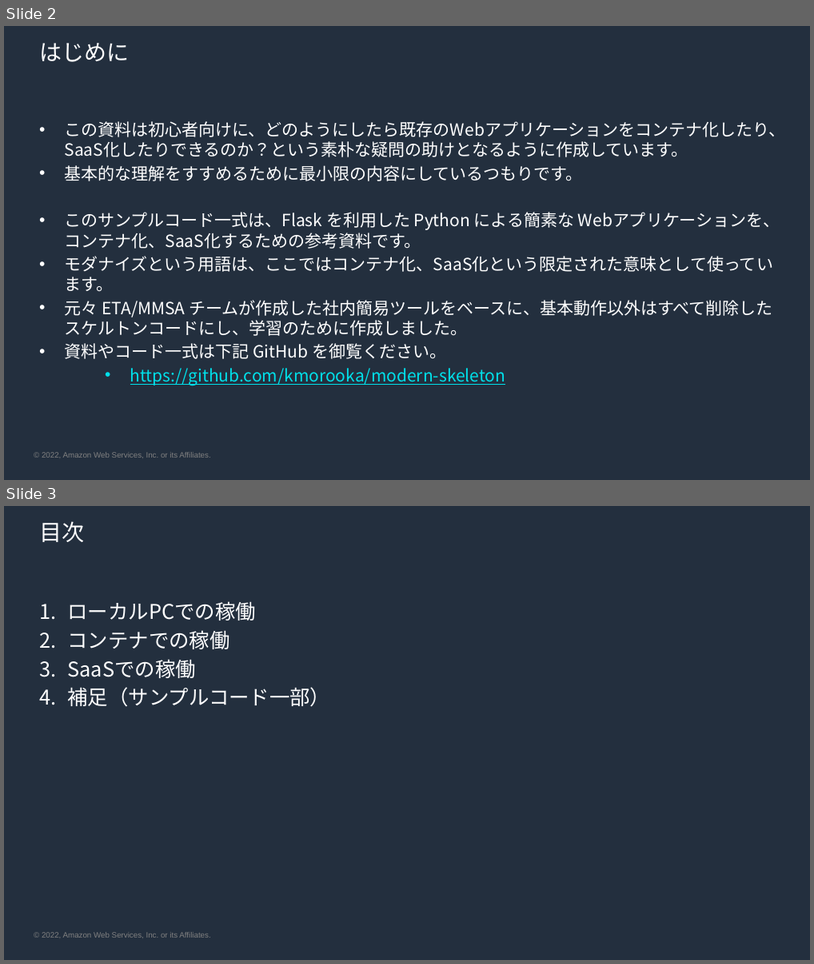
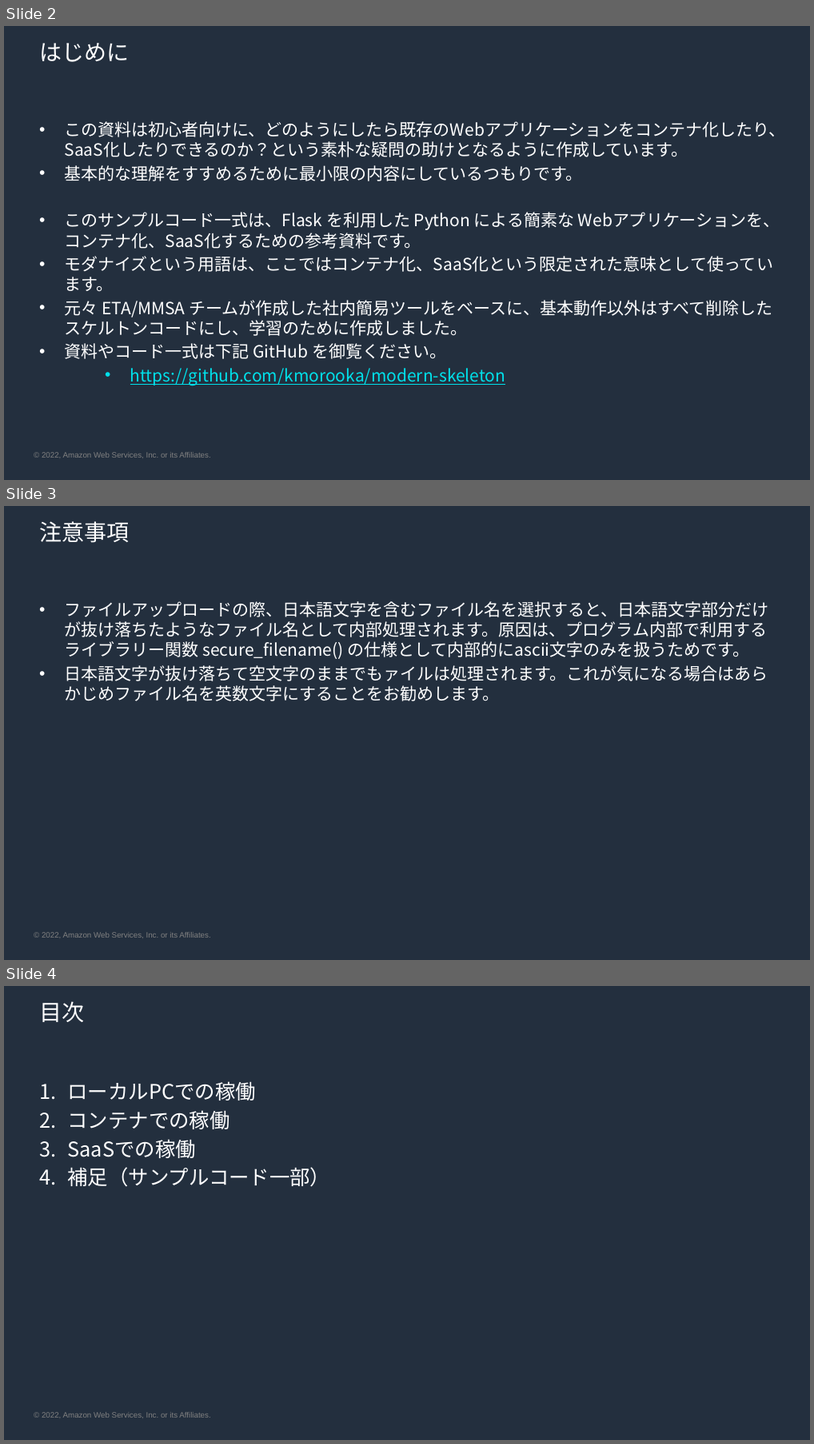
Before and after one commit to kmorooka/modern-skeleton, a slide deck: skeleton-guide.pptx. Shown one above the other, each under a label of ours: slides 2 and 3 before the commit, slides 2, 3 and 4 after it. The pictures are 814x964 and 814x1444 pixels, drawn with LibreOffice and Linux fonts; fonts in the diff are those of the drawing; background and template pictures are left out. Boxes give left, top, right and bottom in pixels: in the first picture for what was removed or moved away, otherwise in the second. Text is boxed around its words. In the diff, an @@ line names an element or a change of style, - is before the commit and + after.

Commit message:
アップロードファイル名に漢字が混ざると抜け落ちることの明記。パワポ注意事項として記載。コード内にはコメントを追記。理由はsecure_filename()がasciiしか扱わない仕様であることが原因。

```diff
--- a/skeleton-guide.pptx
+++ b/skeleton-guide.pptx
@@ slide 3 added at [4, 506, 810, 960], background #232F3E; not listed: 1 template element that a slide beside it also shows @@
@@ title added at [39, 521, 129, 543], 32 pt, text #FFFFFF @@
+注意事項
@@ text added at [65, 601, 770, 701], 24 pt, text #FFFFFF @@
+• ファイルアップロードの際、日本語文字を含むファイル名を選択すると、日本語文字部分だけが抜け落ちたようなファイル名として内部処理されます。原因は、プログラム内部で利用するライブラリー関数 secure_filename() の仕様として内部的にascii文字のみを扱うためです。
+• 日本語文字が抜け落ちて空文字のままでもァイルは処理されます。これが気になる場合はあらかじめファイル名を英数文字にすることをお勧めします。
@@ what was slide 3 is now slide 4 @@
```
Also in this commit, not shown: 1 slide changed, 1 other slide added, 1 other file.
